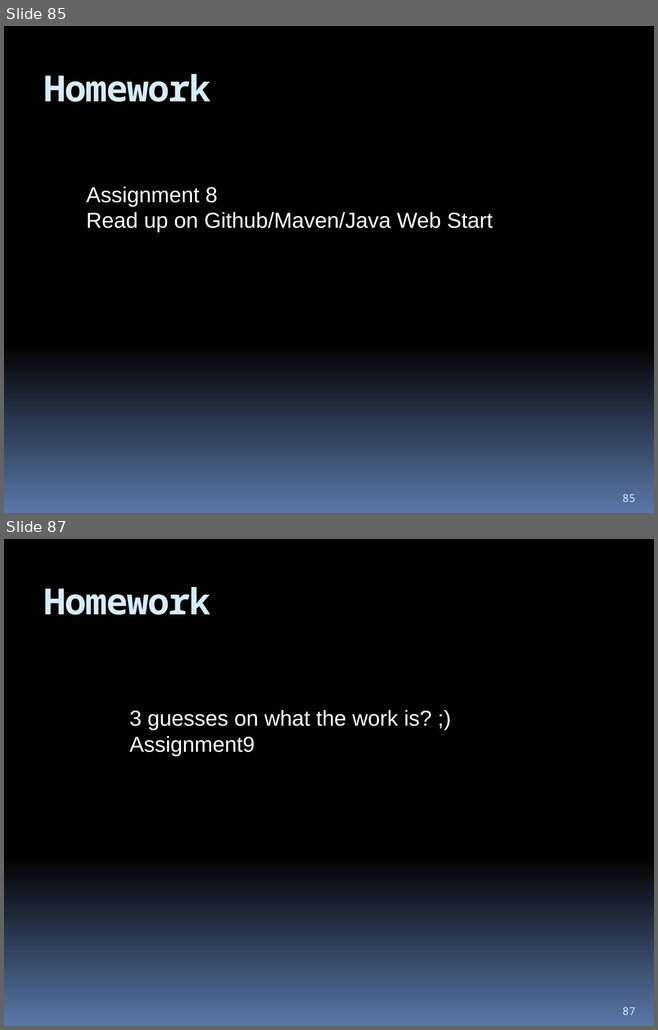
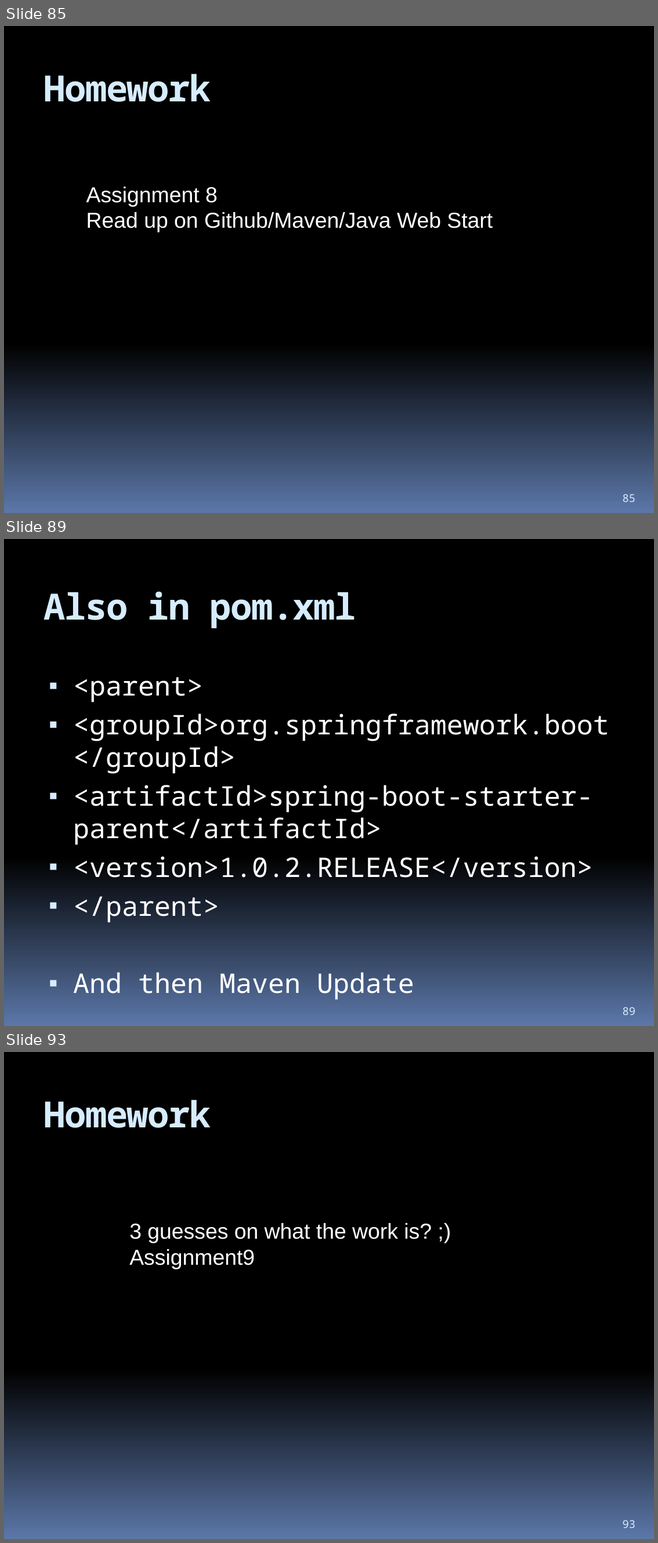
Before and after one commit to hchan/comp2613, a slide deck: coursePresentation.pptx. Shown one above the other, each under a label of ours: slides 85 and 87 before the commit, slides 85, 89 and 93 after it; the slides between them are not shown. The pictures are 658x1030 and 658x1543 pixels, drawn with LibreOffice and Linux fonts; fonts in the diff are those of the drawing. Boxes give left, top, right and bottom in pixels: in the first picture for what was removed or moved away, otherwise in the second. Text is boxed around its words. In the diff, an @@ line names an element or a change of style, - is before the commit and + after.

```diff
--- a/coursePresentation.pptx
+++ b/coursePresentation.pptx
@@ slide 89 added at box(4, 539, 654, 1026), background gradient #000000 to #5B77A8 @@
@@ title added at box(44, 591, 356, 628), 40 pt, text #D6ECFF, bold @@
+Also in pom.xml
@@ text added at box(73, 677, 609, 1000), 30 pt, text #FFFFFF @@
+▪ <parent>
+▪ <groupId>org.springframework.boot</groupId>
+▪ <artifactId>spring-boot-starter-parent</artifactId>
+▪ <version>1.0.2.RELEASE</version>
+▪ </parent>
+▪ And then Maven Update
@@ page number added at box(622, 1007, 635, 1015), 12 pt, text #D6ECFF @@
+89
@@ what was slide 87 is now slide 93 @@
@@ page number at box(622, 1520, 635, 1528): text changed @@
-87
+93
```
Also in this commit, not shown: 6 other slides added, 1 slide removed, 7 other files.
